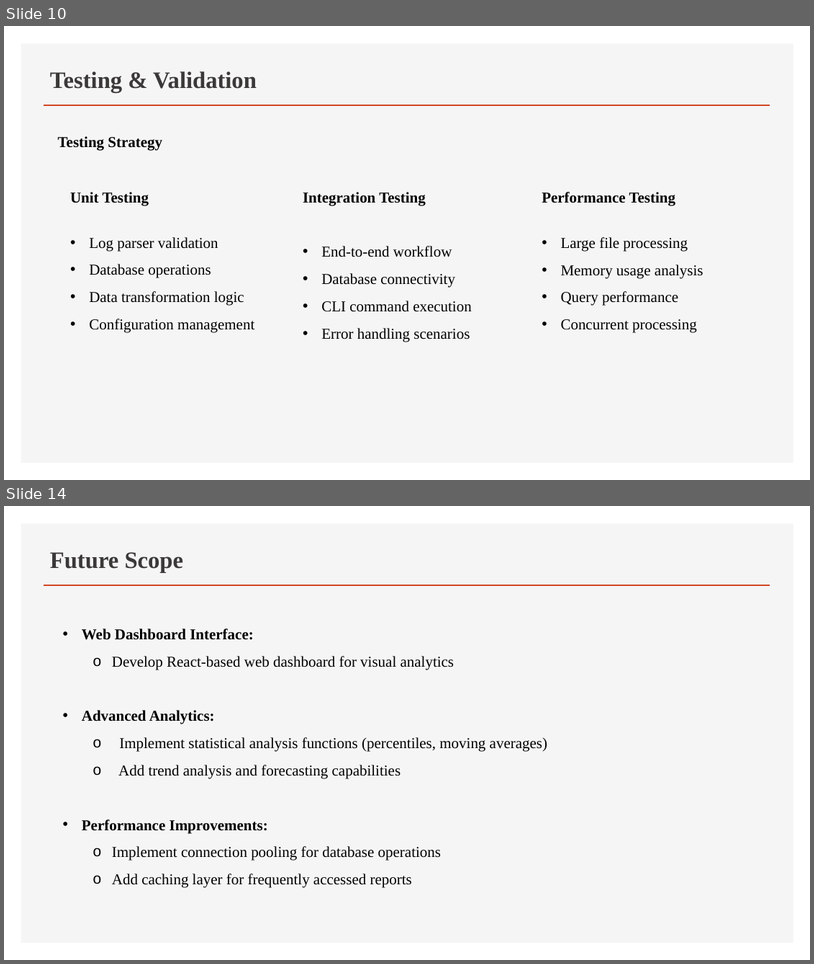
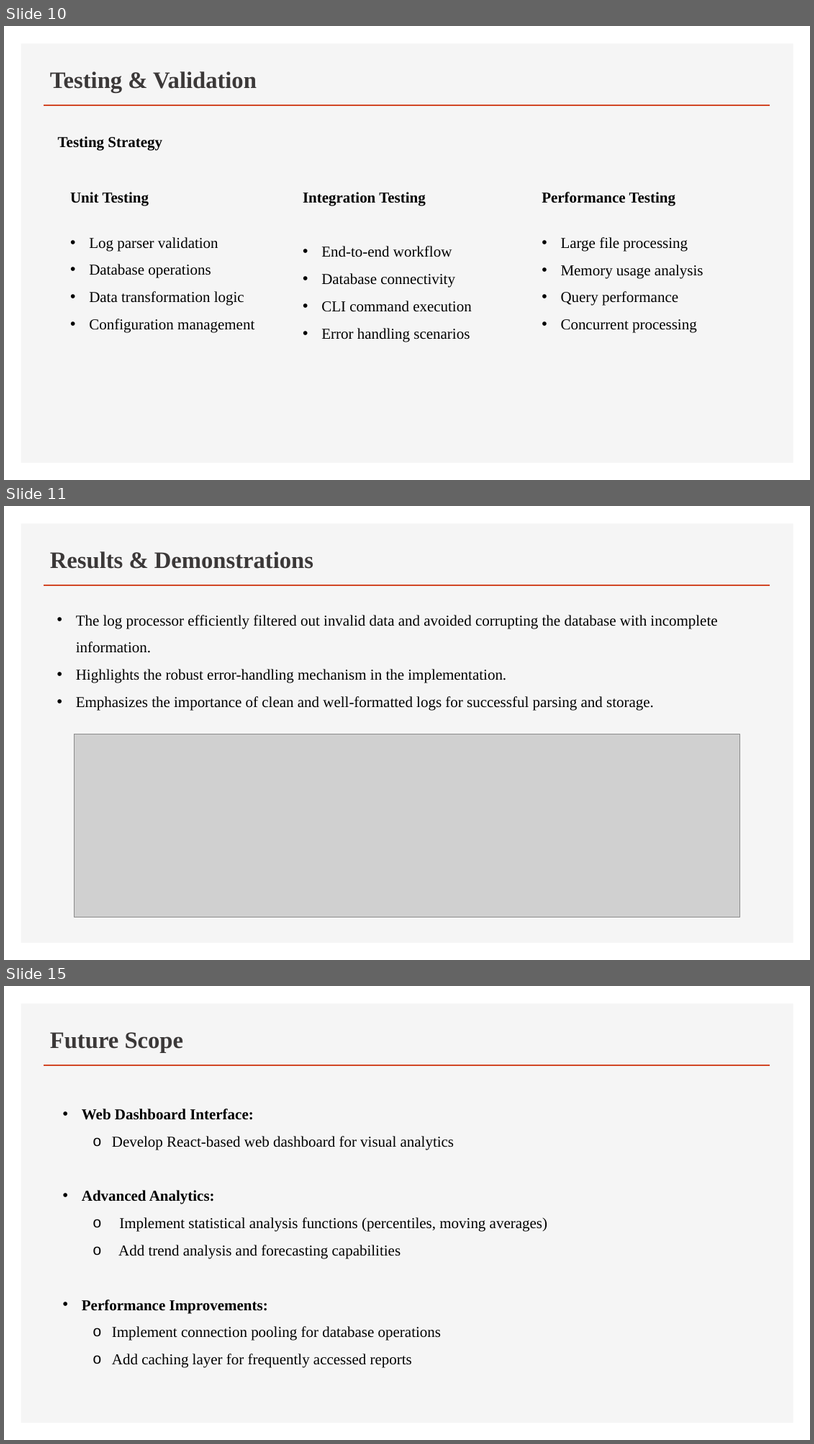
Before and after one commit to chandu664/Log-File-Analysis-Reporting-System-, a slide deck: Log File AnalysisReporting System_ppt.pptx. Shown one above the other, each under a label of ours: slides 10 and 14 before the commit, slides 10, 11 and 15 after it; the slides between them are not shown. The pictures are 814x964 and 814x1444 pixels, drawn with LibreOffice and Linux fonts; fonts in the diff are those of the drawing; grey boxes stand for pictures. Boxes give left, top, right and bottom in pixels: in the first picture for what was removed or moved away, otherwise in the second. Text is boxed around its words. In the diff, an @@ line names an element or a change of style, - is before the commit and + after.

```diff
--- a/Log File AnalysisReporting System_ppt.pptx
+++ b/Log File AnalysisReporting System_ppt.pptx
@@ slide 11 added at (4, 506, 810, 960), background #FFFFFF; not listed: 2 template elements that a slide beside it also shows @@
@@ title added at (50, 551, 314, 569), 28 pt, text #3B3838, bold @@
+Results & Demonstrations
@@ text added at (76, 615, 718, 710), 18 pt, text #000000 @@
+• The log processor efficiently filtered out invalid data and avoided corrupting the database with incomplete information.
+• Highlights the robust error-handling mechanism in the implementation.
+• Emphasizes the importance of clean and well-formatted logs for successful parsing and storage.
@@ picture added at (74, 734, 741, 917) @@
@@ what was slide 14 is now slide 15 @@
```
Also in this commit, not shown: 3 slides changed, 12 other files.
